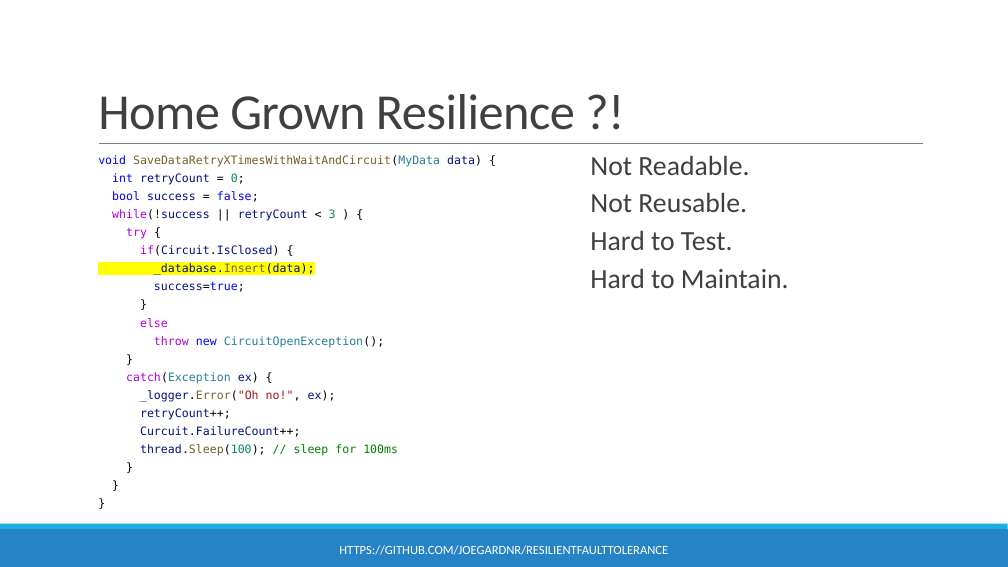
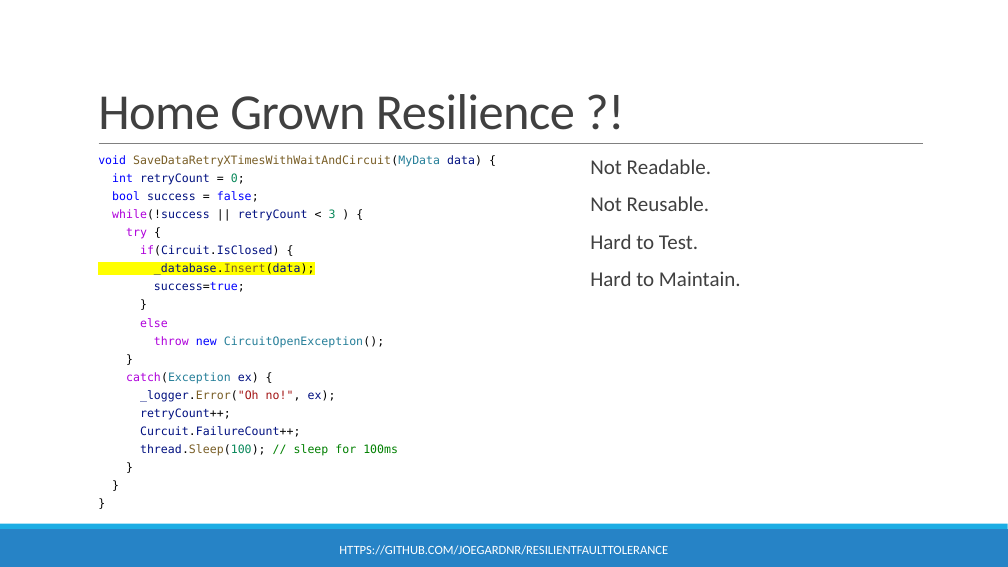
Before and after one commit to joegardnr/ResilientFaultTolerance, a slide deck: slide 6 of ResilientFaultTolerance.pptx (slide 5 before the commit). Drawn at 1008x567 pixels with LibreOffice and Linux fonts; fonts in the diff are those of the drawing. Boxes give left, top, right and bottom in pixels: in the first picture for what was removed or moved away, otherwise in the second. Text is boxed around its words. In the diff, an @@ line names an element or a change of style, - is before the commit and + after.

```diff
--- a/ResilientFaultTolerance.pptx
+++ b/ResilientFaultTolerance.pptx
@@ text "Not Readable." at [590, 159, 741, 286]: size 26.4 to 20 pt; line spacing 0.7 to 0.9 @@
```
Also in this commit, not shown: 6 other slides changed, 1 slide added, 9 other files.
